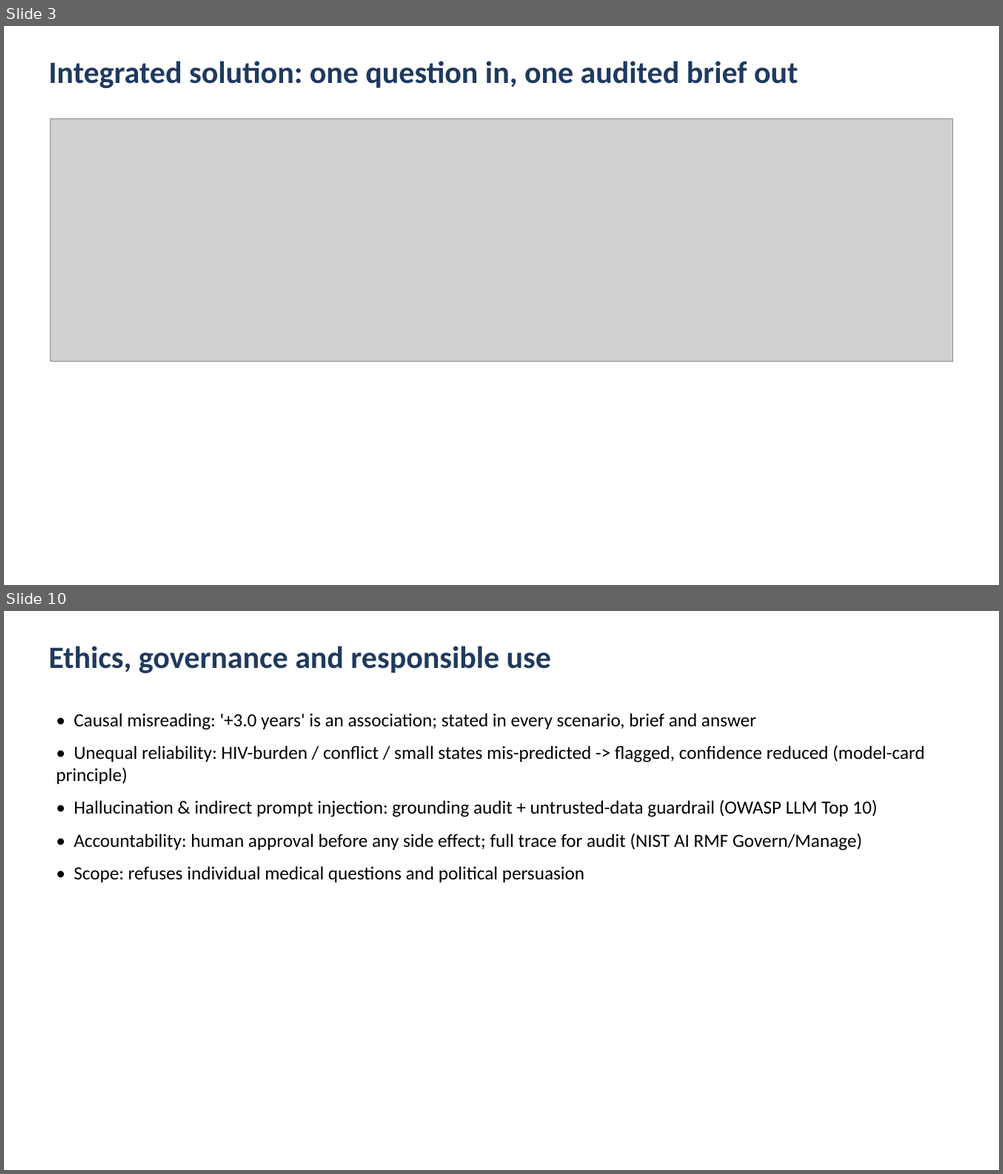
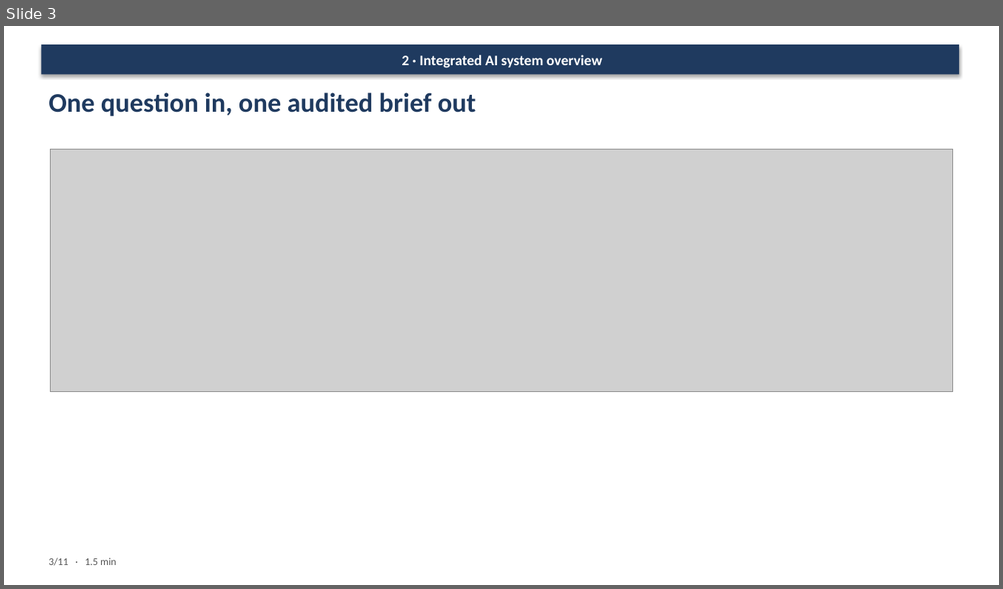
Before and after one commit to doellingcameron92/Industry-Integrated-AI-Synthesis, a slide deck: presentation/Mentor_Presentation.pptx. Shown one above the other, each under a label of ours: slides 3 and 10 before the commit, slide 3 after it; the slides between them are not shown. The pictures are 1003x1174 and 1003x589 pixels, drawn with LibreOffice and Linux fonts; fonts in the diff are those of the drawing; grey boxes stand for pictures. Boxes give left, top, right and bottom in pixels: in the first picture for what was removed or moved away, otherwise in the second. Text is boxed around its words. In the diff, an @@ line names an element or a change of style, - is before the commit and + after.

```diff
--- a/presentation/Mentor_Presentation.pptx
+++ b/presentation/Mentor_Presentation.pptx
@@ slide 10 removed at bbox=[4, 611, 999, 1170], background #FFFFFF @@
@@ text removed at bbox=[48, 646, 551, 673] @@
-Ethics, governance and responsible use
@@ text removed at bbox=[56, 713, 924, 883] @@
-• Causal misreading: '+3.0 years' is an association; stated in every scenario, brief and answer
-• Unequal reliability: HIV-burden / conflict / small states mis-predicted -> flagged, confidence reduced (model-card principle)
-• Hallucination & indirect prompt injection: grounding audit + untrusted-data guardrail (OWASP LLM Top 10)
-• Accountability: human approval before any side effect; full trace for audit (NIST AI RMF Govern/Manage)
-• Scope: refuses individual medical questions and political persuasion
@@ slide 3 changed as well @@
@@ rectangle added at bbox=[41, 44, 959, 75], fill #1F3A5F, 14 pt, text #FFFFFF, bold @@
+2 · Integrated AI system overview
@@ text at bbox=[48, 93, 476, 116]: text changed; size 30 to 26 pt @@
-Integrated solution: one question in, one audited brief out
+One question in, one audited brief out
@@ picture: place and size @@
-picture at bbox=[51, 119, 953, 362]
+picture at bbox=[51, 149, 953, 392]
@@ text added at bbox=[48, 558, 116, 566], 10 pt, text #555555 @@
+3/11 · 1.5 min
```
Also in this commit, not shown: 3 other slides changed, 11 slides added, 8 other slides removed, 4 other files.
